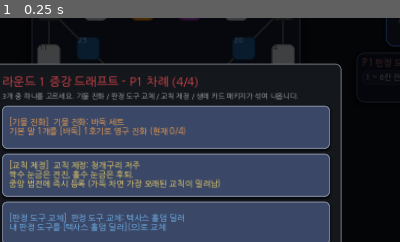
Above: before the commit, frame 1.
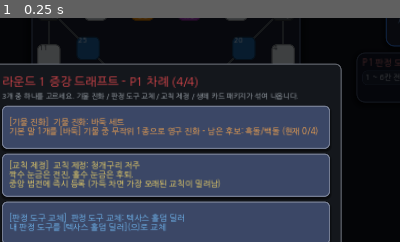
Above: after the commit, the same moment.

Repository: mayjohn66-cmd/TRG
Game: Godot game, scene res://scenes/main_board.tscn
Two runs of this game, one before a commit and one after it. Both use one fixed random seed, a clock stepped at 60 frames per second and the inputs below.
Inputs:
- Up to frame 1 (0.25 s): no input
The pictures show only the part of the screen within x 29-79%, y 16-66%; the shares and areas given below are measured in that part.

The runs differ from the first frame. In frame 1, 1.2% of the frame differs, in the area x 21-80%, y 48-53%.

Commit message:
기물 진화를 호기 순서가 아닌 세트 내 미획득 기물 무작위 뽑기로 변경
Co-Authored-By: Claude Sonnet 5.5 <noreply@anthropic.com>
Claude-Session: https://claude.ai/code/session_01HvvTBBGdmqrXHkL2GAw3GJ

Diff:
--- a/core_engine/augments/augment_def.gd
+++ b/core_engine/augments/augment_def.gd
@@ -47,8 +47,12 @@
 func describe(state: GameState, player_id: int) -> String:
 	match category:
 		GameEnums.AugmentCategory.PAWN_EVOLUTION:
-			var next_unit: int = state.set_count(player_id, payload) + 1
-			return "기본 말 1개를 [%s] %d호기로 영구 진화 (현재 %d/4)" % [PawnCatalog.display_set_name(payload), next_unit, state.set_count(player_id, payload)]
+			var names: Array[String] = []
+			for unit: int in state.free_units(player_id, payload):
+				var sub_name: String = PawnCatalog.unit_label(payload, unit).split(":")[-1]
+				if not names.has(sub_name):
+					names.append(sub_name)
+			return "기본 말 1개를 [%s] 기물 중 무작위 1종으로 영구 진화 - 남은 후보: %s (현재 %d/4)" % [PawnCatalog.display_set_name(payload), "/".join(names), state.set_count(player_id, payload)]
 		GameEnums.AugmentCategory.TOOL_SWAP:
 			return "내 판정 도구를 [%s](으)로 교체" % ToolRegistry.create(payload).display_name
 		GameEnums.AugmentCategory.LAW_ENACT:
@@ -78,7 +82,7 @@
 		if basics.is_empty():
 			return {"ok": false, "text": "진화시킬 기본 말이 없습니다"}
 		pawn = basics[0]
-	if not state.evolve_pawn(pawn, payload):
+	if not state.evolve_pawn_random(pawn, payload):
 		return {"ok": false, "text": "이 세트는 더 진화할 수 없습니다"}
 	return {"ok": true, "text": "말 %d번이 [%s]로 진화했습니다" % [pawn.slot, pawn.display_label()]}
 
--- a/core_engine/game_state.gd
+++ b/core_engine/game_state.gd
@@ -195,6 +195,32 @@
 	return true
 
 
+## 이 플레이어가 이 세트에서 아직 받지 않은 호기(1~4) 목록. 승진한 퀸(5호기)은 세지 않는다.
+func free_units(player_id: int, kind: GameEnums.PawnKind) -> Array[int]:
+	var taken: Array[int] = []
+	for pawn: PlayerPawn in pawns:
+		if pawn.owner_id == player_id and pawn.kind == kind:
+			taken.append(pawn.unit_no)
+	var result: Array[int] = []
+	for unit: int in range(1, GameEnums.PAWNS_PER_PLAYER + 1):
+		if not taken.has(unit):
+			result.append(unit)
+	return result
+
+
+## 기본 말 하나를 세트의 '아직 못 받은 세부 기물 중 무작위 1종'으로 영구 진화시킨다 (오토체스식: 호기 순서가 아니라 뽑기).
+func evolve_pawn_random(pawn: PlayerPawn, kind: GameEnums.PawnKind) -> bool:
+	if pawn == null or pawn.kind != GameEnums.PawnKind.BASIC or kind == GameEnums.PawnKind.BASIC:
+		return false
+	var free: Array[int] = free_units(pawn.owner_id, kind)
+	if free.is_empty():
+		return false
+	var unit: int = free[rng.randi_range(0, free.size() - 1)]
+	pawn.evolve(kind, unit)
+	pawn_evolved.emit(pawn.entity_id, kind, unit)
+	return true
+
+
 func pawns_of(player_id: int) -> Array[PlayerPawn]:
 	var result: Array[PlayerPawn] = []
 	for pawn: PlayerPawn in pawns:
--- a/tests/test_augments_and_victory.gd
+++ b/tests/test_augments_and_victory.gd
@@ -196,7 +196,7 @@
 	manager._draft_offers[1] = [&"EVO_2", &"TOOL_HOLDEM", &"AUG_LAW_03"] as Array[StringName]
 	manager._draft_offers[2] = [&"CARD_PACKAGE", &"AUG_LAW_04", &"TOOL_YUT"] as Array[StringName]
 	_do(manager, 1, &"pick_augment", {"index": 0, "pawn_id": 13})
-	check_eq(manager.state.get_pawn(13).display_label(), "체스:폰", "P1이 고른 기본 말이 진화")
+	check(manager.state.get_pawn(13).kind == GameEnums.PawnKind.CHESS and manager.state.get_pawn(13).unit_no in [1, 2, 3, 4], "P1이 고른 기본 말이 체스 기물 중 하나로 진화")
 	check_eq(manager.draft_pending_players(), int_array([2]), "P2만 남음")
 	check_eq(manager.current_state, Phase.PHASE_ROUND_START, "아직 드래프트 중")
 	_do(manager, 2, &"pick_augment", {"index": 1})
@@ -666,3 +666,20 @@
 	_do(winning, 2, &"proceed")
 	check(rejected.has(&"game_over"), "게임이 끝난 뒤의 행동은 거부")
 	_dispose(winning)
+
+
+func test_evolution_draws_a_random_unit_without_repeats_until_the_set_is_full() -> void:
+	var seen: Dictionary = {}
+	for seed_value: int in 12:
+		var state := make_state()
+		state.rng.seed = seed_value
+		var units: Array[int] = []
+		for pawn_id: int in [11, 12, 13, 14]:
+			check(state.evolve_pawn_random(state.get_pawn(pawn_id), GameEnums.PawnKind.CHESS), "진화 성공")
+			units.append(state.get_pawn(pawn_id).unit_no)
+		seen[units.duplicate()] = true
+		var sorted_units: Array[int] = units.duplicate()
+		sorted_units.sort()
+		check_eq(sorted_units, int_array([1, 2, 3, 4]), "4번 진화하면 폰·나이트·비숍·룩이 하나씩 나온다")
+		check(state.free_units(1, GameEnums.PawnKind.CHESS).is_empty(), "다 받으면 남은 후보 없음")
+	check(seen.size() > 1, "시드에 따라 받는 순서가 달라진다 (순서 고정이 아님)")
Not shown, changed: docs/EDGE_CASE_SPEC.md
Not shown, changed: docs/GDD_TDD_Master.md
